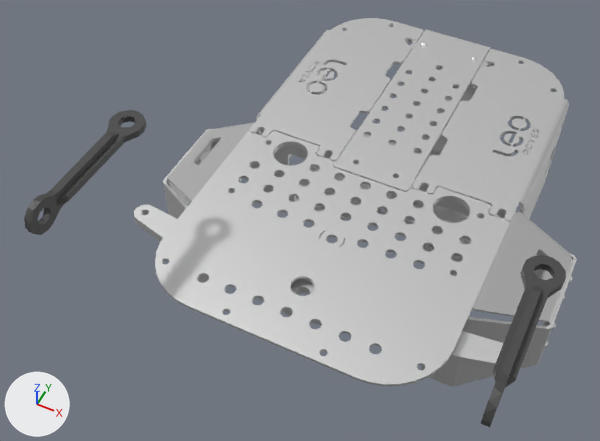
Two versions of the COLLADA model test/testdata/leo4.dae, one commit apart.
Camera for both pictures: a camera (50 mm lens) standing at (-0.6, -34.7, 42.9) and looking at (-16.5, -2.8, 3.0). The lights are fixed; the arrows at lower left show +X, +Y and +Z. Where no turn or scale is listed for an object, it has been applied to the vertices.

The first picture shows 'Body1.002', 'Body1.087'.
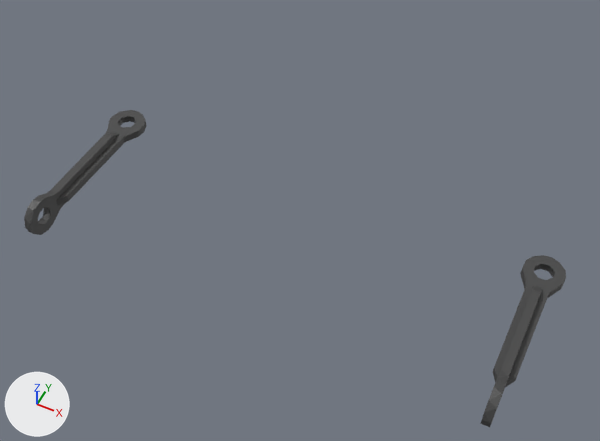
Where the change shows, as pixel boxes (x1, y1, x2, y2) in the pictures (600 x 441 px):
```json
{"object": "Body1.002", "change": "deleted", "before": [134, 18, 577, 387]}
```

The change, as JSON lines over the scene's bpy script:
```json
{"op": "remove", "block": "ob_body1_002", "code": ["ob_body1_002 = bpy.data.objects.new('Body1.002', me_body1_002)", "ob_body1_002.location = (0.0, 0.0, 0.0)"]}
```
